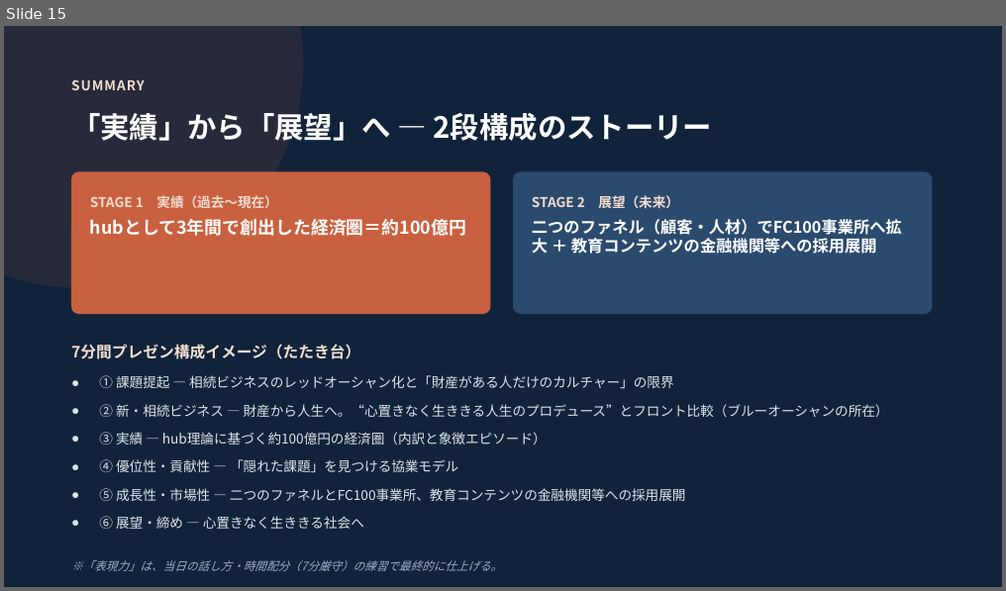
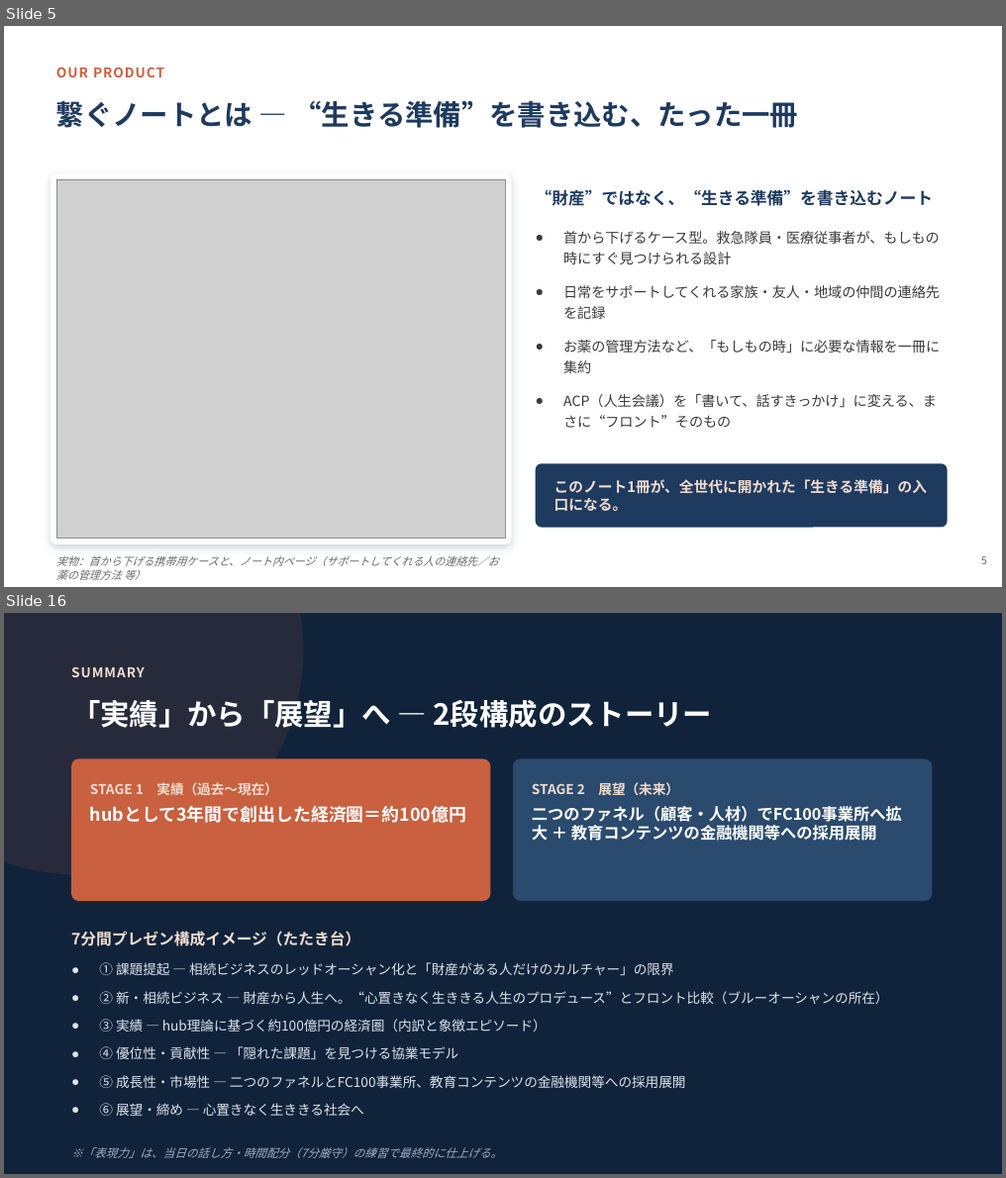
Before and after one commit to Megu124/tsunagusouzoku, a slide deck: manuscript/革新ビジネスアワード2026_ファイナル_100億市場ストーリー整理.pptx. Shown one above the other, each under a label of ours: slide 15 before the commit, slides 5 and 16 after it; the slides between them are not shown. The pictures are 1006x591 and 1006x1178 pixels, drawn with LibreOffice and Linux fonts; fonts in the diff are those of the drawing; grey boxes stand for pictures. Boxes give left, top, right and bottom in pixels: in the first picture for what was removed or moved away, otherwise in the second. Text is boxed around its words. In the diff, an @@ line names an element or a change of style, - is before the commit and + after.

```diff
--- a/manuscript/革新ビジネスアワード2026_ファイナル_100億市場ストーリー整理.pptx
+++ b/manuscript/革新ビジネスアワード2026_ファイナル_100億市場ストーリー整理.pptx
@@ slide 5 added at bbox=[4, 26, 1002, 587], background #FFFFFF @@
@@ text added at bbox=[56, 67, 164, 77], 13 pt, text #C9603F, bold @@
+OUR PRODUCT
@@ text added at bbox=[56, 100, 799, 128], 27 pt, text #1E3A5F, bold @@
+繋ぐノートとは ― “生きる準備”を書き込む、たった一冊
@@ rounded rectangle added at bbox=[51, 174, 512, 545], fill #FFFFFF @@
@@ picture added at bbox=[56, 179, 506, 539] @@
@@ text added at bbox=[536, 189, 933, 206], 16 pt, text #1E3A5F, bold @@
+“財産”ではなく、“生きる準備”を書き込むノート
@@ text added at bbox=[563, 231, 940, 428], 13.5 pt, text #3A3A3A @@
+● 首から下げるケース型。救急隊員・医療従事者が、もしもの時にすぐ見つけられる設計
+● 日常をサポートしてくれる家族・友人・地域の仲間の連絡先を記録
+● お薬の管理方法など、「もしもの時」に必要な情報を一冊に集約
+● ACP（人生会議）を「書いて、話すきっかけ」に変える、まさに“フロント”そのもの
@@ rounded rectangle added at bbox=[536, 464, 947, 528], fill #1E3A5F @@
@@ text added at bbox=[554, 479, 927, 511], 14 pt, text #F1DCCF, bold @@
+このノート1冊が、全世代に開かれた「生きる準備」の入口になる。
@@ text added at bbox=[56, 557, 499, 580], 10.5 pt, text #6B6B6B, italic @@
+実物：首から下げる携帯用ケースと、ノート内ページ（サポートしてくれる人の連絡先／お薬の管理方法 等）
@@ text added at bbox=[981, 557, 987, 565], 10 pt, text #6B6B6B @@
+5
@@ what was slide 15 is now slide 16 @@
```
Also in this commit, not shown: 11 slides changed, 1 other file.
